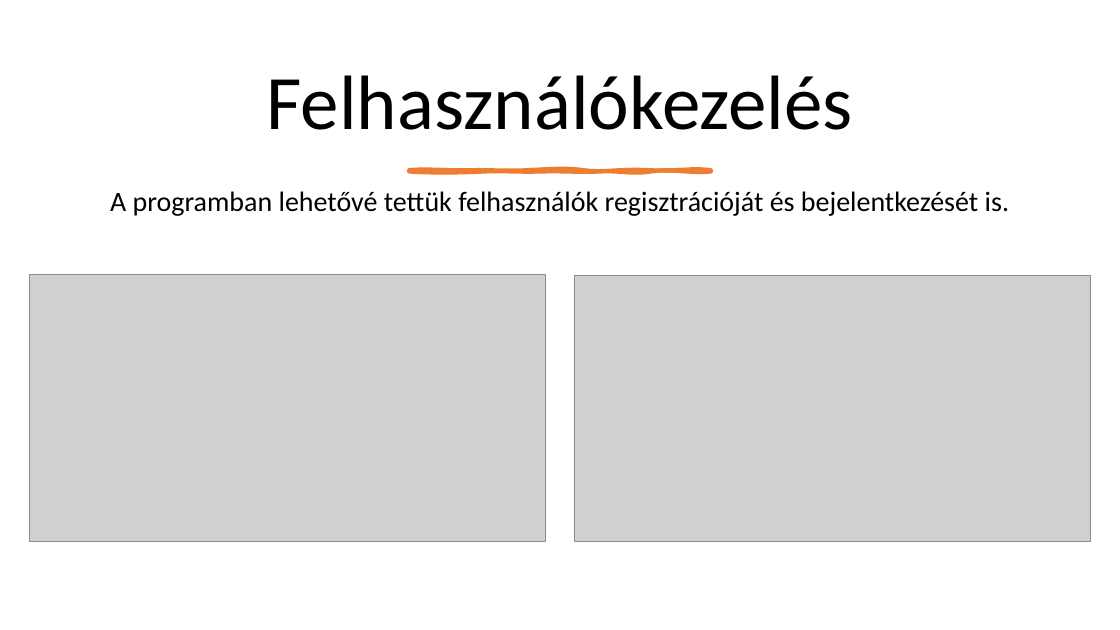
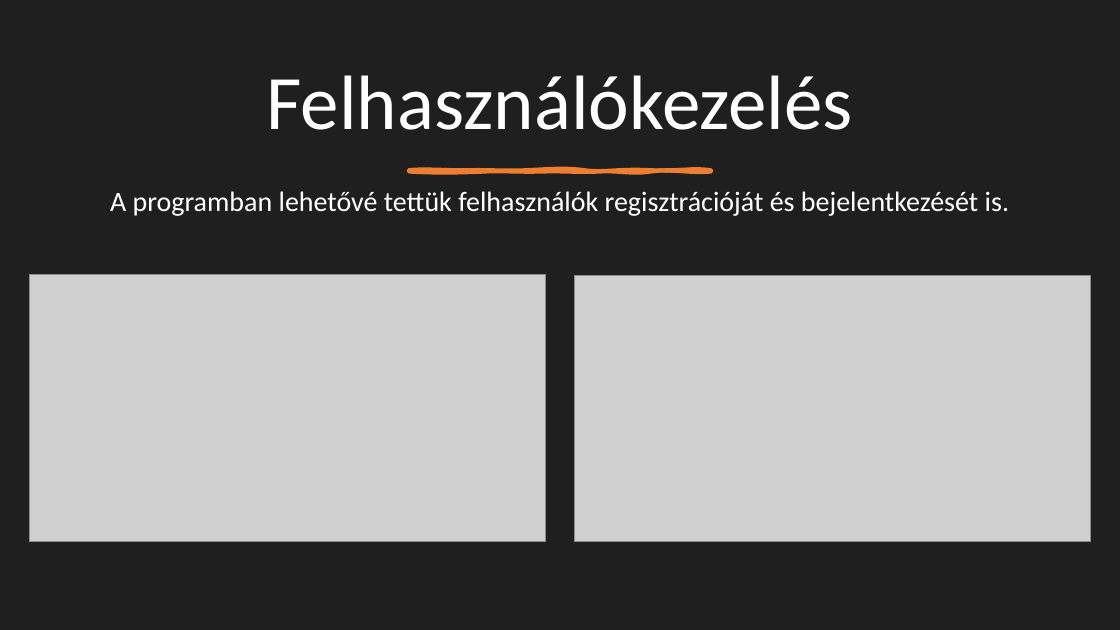
Before and after one commit to PasioteStudio/dusza2024_1, a slide deck: slide 2 of Dusza.pptx. Drawn at 1120x630 pixels with LibreOffice and Linux fonts; fonts in the diff are those of the drawing; grey boxes stand for pictures. Boxes give left, top, right and bottom in pixels: in the first picture for what was removed or moved away, otherwise in the second. Text is boxed around its words. In the diff, an @@ line names an element or a change of style, - is before the commit and + after.

```diff
--- a/Dusza.pptx
+++ b/Dusza.pptx
@@ background #FFFFFF to #1F1F1F @@
@@ title "Felhasználókezelés" at [267, 75, 853, 130]: text colour #000000 to #FFFFFF @@
@@ text "A programban lehetővé tettük felhasználók ..." at [110, 191, 1009, 216]: text colour #000000 to #FFFFFF @@
```
Also in this commit, not shown: 2 other slides changed, 6 slides added, 6 other files.
